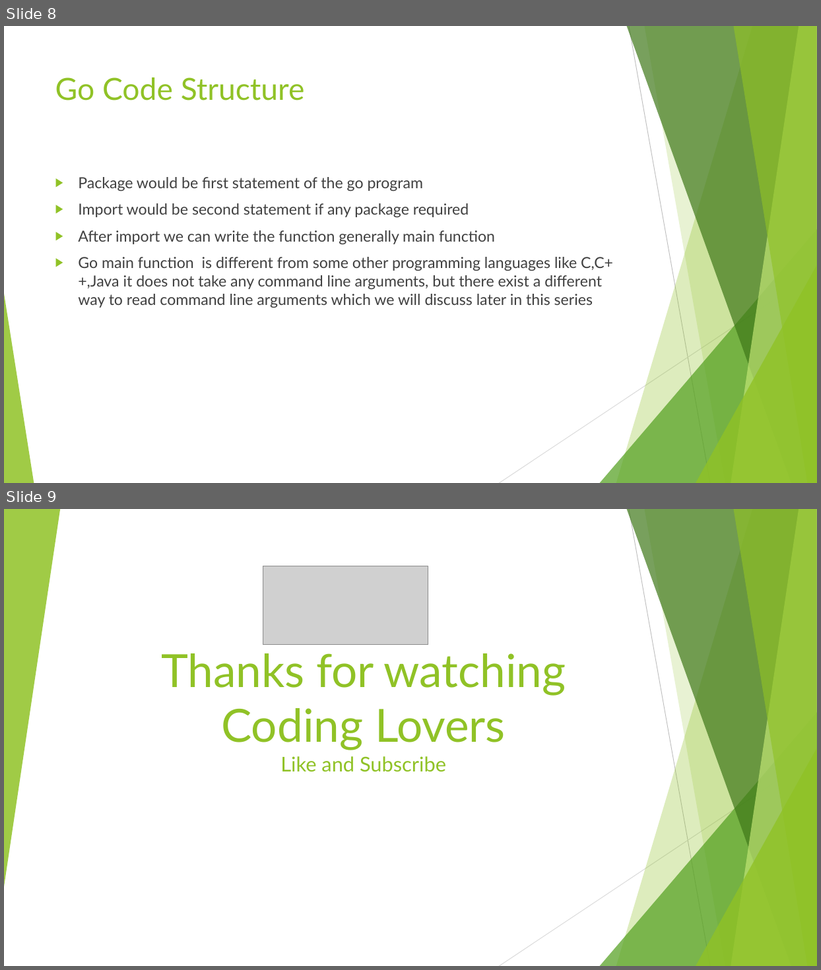
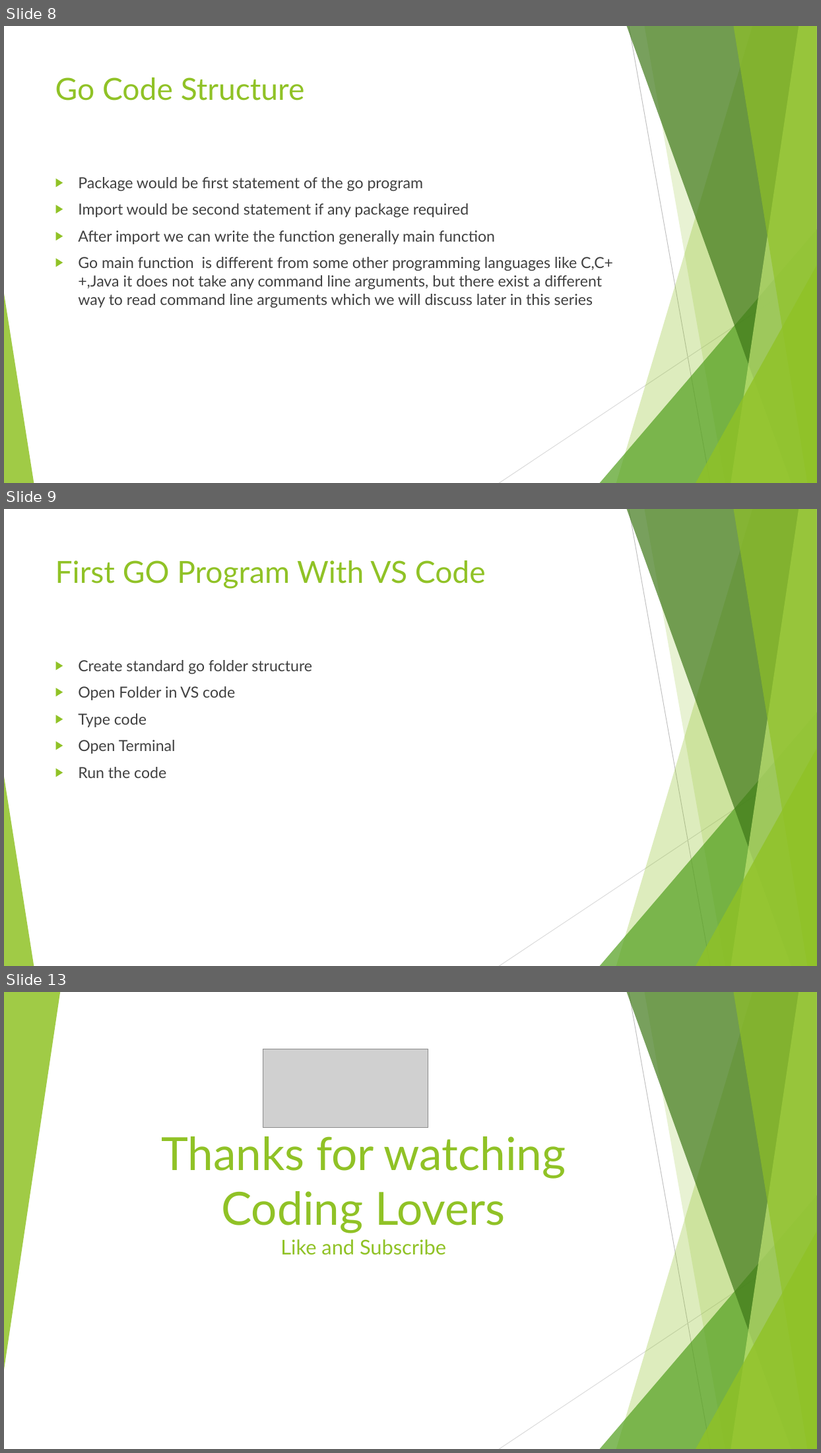
Before and after one commit to vivekdubeydeveloper/goquickstart, a slide deck: goquickstart.pptx. Shown one above the other, each under a label of ours: slides 8 and 9 before the commit, slides 8, 9 and 13 after it; the slides between them are not shown. The pictures are 821x970 and 821x1453 pixels, drawn with LibreOffice and Linux fonts; fonts in the diff are those of the drawing; grey boxes stand for pictures. Boxes give left, top, right and bottom in pixels: in the first picture for what was removed or moved away, otherwise in the second. Text is boxed around its words. In the diff, an @@ line names an element or a change of style, - is before the commit and + after.

```diff
--- a/goquickstart.pptx
+++ b/goquickstart.pptx
@@ slide 9 added at (4,509,817,966), background #FFFFFF; not listed: 10 template elements that a slide beside it also shows @@
@@ title added at (55,560,486,589), 36 pt, text #90C226 @@
+First GO Program With VS Code
@@ text added at (78,660,312,778), 18 pt, text #404040 @@
+▶ Create standard go folder structure
+▶ Open Folder in VS code
+▶ Type code
+▶ Open Terminal
+▶ Run the code
@@ what was slide 9 is now slide 13 @@
```
Also in this commit, not shown: 1 slide changed, 3 other slides added, 3 other files.
